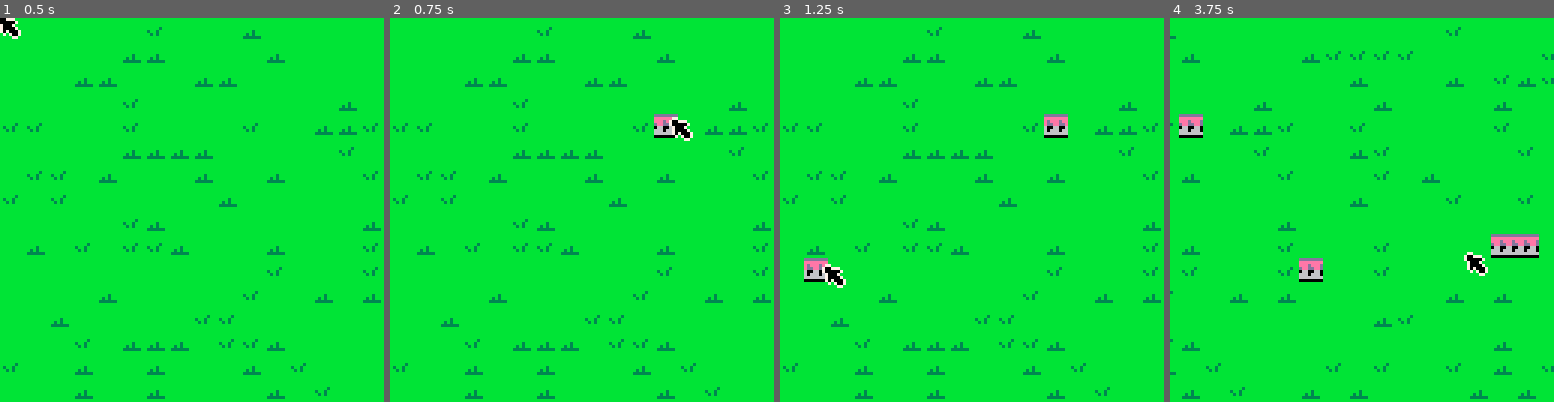
Above: before the commit, frames 1-4 (left to right).
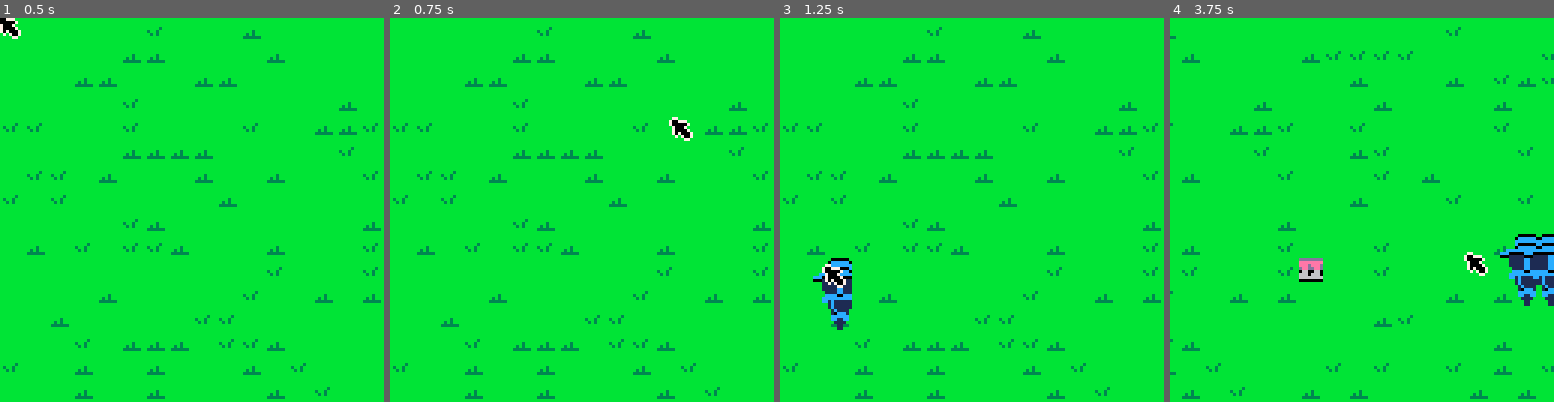
Above: after the commit, the same moments.

Repository: Kiyotoko/the-hive-must-grow
Game: PICO-8 cartridge game.p8
The game is run twice, just before and just after one commit, with the same random seed, the same clock (stepped at 60 frames per second) and the same inputs.
Inputs (mouse positions are in pixels of both pictures, inside the frame that each line leads up to):
- Up to frame 1 (0.5 s): tap X (X key) at 0.33 s
- Up to frame 2 (0.75 s): click (670, 121) at 0.67 s; tap O (Z key) at 0.7 s
- Up to frame 3 (1.25 s): tap X (X key) at 1.07 s; click (826, 267) at 1.22 s
- Up to frame 4 (3.75 s): hold Right 1.6-2.1 s; tap O (Z key) every 0.4 s from 1.7 to 3.7 s; click (1277, 114) at 1.77 s; tap X (X key) at 1.85, 2.97 s; hold Up 2.15-2.42 s; click (1342, 259) at 2.32 s; hold Right 2.47-3.03 s; click (1404, 106) at 2.87 s; hold Left 3.08-3.58 s; click (1465, 256) at 3.42 s; hold Down from 3.63 s (still down)

Frame 1 is identical in both runs. In frame 2, 0.3% of the frame differs, in the area x 68-75%, y 25-32%; in frame 3, 1.6%; in frame 4, 2.5%, in the area x 2-100%, y 25-75%.

Commit message:
Add drill

Diff:
--- a/buildings.lua
+++ b/buildings.lua
@@ -44,8 +44,49 @@
     spr(Belt.frames:get(Belt.display.val), Tile2Pixel(self.pos.x), Tile2Pixel(self.pos.y))
 end
 
+Drill = {
+    frames = List.new(),
+    timer = Cycle.new{ max=5 },
+    display = Cycle.new{}
+}
+Drill.__index = Drill
+Drill.frames:add_all{
+    Vec2.new{ y=3 },
+    Vec2.new{ x=3, y=3 },
+    Vec2.new{ x=6, y=3 }
+}
+Drill.display.max = Drill.frames:len()
+
+function Drill.new(vec)
+    local created = Building.new(vec)
+    setmetatable(created, Drill)
+    Overlay:set_building(created.pos.x, created.pos.y, created)
+    return created
+end
+
+function Drill:draw()
+    local frame = Drill.frames:get(Drill.display.val)
+    map(frame.x, frame.y, Tile2Pixel(self.pos.x), Tile2Pixel(self.pos.y), 3, 3 )
+end
+
+Processor = {
+
+}
+Processor.__index = Processor
+
+function Processor.new(vec)
+    local created = Building.new(vec)
+    setmetatable(created, Processor)
+    Overlay:set_building(created.pos.x, created.pos.y)
+    return created
+end
+
+function Processor:draw()
+    spr(17, Tile2Pixel(self.pos.x), Tile2Pixel(self.pos.y))
+end
+
 BuildOptions = List.new()
-BuildOptions:add_all{Belt.new, Belt.new, Belt.new, Belt.new}
+BuildOptions:add_all{Belt.new, Drill.new, Processor.new}
 
 SelectedOption = Cycle.new{
     max=BuildOptions:len()
--- a/game.p8
+++ b/game.p8
@@ -142,37 +142,12 @@
 0000000000000000000000000000000000000000000000000000000000000000000000000000000000000000000000000000000000000000000000000000000000000000000000000000000001000000000000000000000000000000000000000000000000000000000000000000000000000000000000000000000000020000
 0100000000000000000000000000000001010000000100000000000000000000000000000000000000000000000000000000000000000000000000000000000001010101010101010101010101010101010101010101010101010101010101010000000000000000000000000000000000000000000000000000000000000000
 __map__
-303030303120202020323333333333338f000000000000000000000000000000000000000000000000000000000000000000000000000000000000000000000000000000000000000000000000000000000000000000000000000000000000000000000000000000000000000000000000000000000000000000000000000000
-303030303120202020323333333333338400000000000000009f0000000000000000000000000000000000000000000000000000000000000000000000000000000000000000000000008f00000000000000000000009f9f00000000000000000000000000000000000000000000000000000000000000000000000000000000
-303030303120202120323333333333338500008f9f9696008e8f0000000000000000000000000000000000009f000000000000000000000000008f8e009f0000008e9f000000009f8e8e8d8e8f8f8f8f000000008f8f8e8e8f000000000000000000000000000000000000000000000000000000000000000000000000000000
-3030303031202020203233333333333385008e9e8e968f9e8d8e8f9f009f00000000000000000000009f8f9e8e00000000000000000082839383849e8f0000008f8d9e8283838393838383838383838383838383838383838383a383938383838383838383838383838383830000000000000000000000000000000000000000
-30303031202021202032333333333333898383a3838383a383928393838392849fafafafafafafafaf8283928384afafafafafafafaf818080808983838383838383838a80808080808080808080808080808080808080808080a080808080808080808080808080808080800000000000000000000000000000000000000000
-30303031202020202032333333333333808080a0808095a080808090808080858fafafafafafafafaf814a4b8085afafafafafafafaf818080808080808080808080808080808080808080808080808080808095808080918080a080808080808080918080808080808080800000000000000000000000000000000000000000
-3333303120202020203233333333333380c180a080c280a080808080808080858eafafafafafafafaf815a5b8085afafafafafafafaf81804a4b8080809580808080808080808080808080808080808080808080808080808080a080808080808080808080809080808080800000000000000000000000000000000000000000
-33333333312020202032333333333333808080a0808080a080808080809180858d8fafafafafafafaf8180809185afafafafafafafaf81805a5b808080808080808080808080808090808080808080808b878787878787878787a787878787878787878787878787878787870000000000000000000000000000000000000000
-333333312020212020323333333333338b8787a7978787a78787878c808080858d9fafafafafafafaf868c808b88afafafafafafafaf81808080808b878787878787878787878c8080808b978c808080859e96960a0b0c0d0e0f9600000000000000000000000000000000000000000000000000000000000000000000000000
-818080808080808080859f8180808080859e8d8d8d8d8d8d8d8d9e81808080858f96969696960000009f8180854d00000000000000008687978787889e8e8f9f000000009f9e81808080859e81808080850096961a1b1c1d1e1f9600000000000000000000000000000000000000000000000000000000000000000000000000
-8180808080808080808500818080808085008e8e8e8e8e8e8e8e0081808080859f00009696960000008e8180858f0000000000000000000000000000000000000000000000af8180808085008180cd80850096962a2b2c2d2e2f9696000000000000000000000000000000000000000000000000000000000000000000000000
-868787878787878787880086878787878800008f8f8f8f8f8f0000818080808500000096000000008f8d8180859f0000000000000000000000000000000000000000000000af81808080850081808080850096963a3b3c3d3e3f9696000000000000000000000000000000000000000000000000000000000000000000000000
-8f8e8d8d8d8d8e8f008f8e8d8d8d8e8e8f0000009f9f9f9f00000081809080850000000000000000008d8180858f4d0000000000000000000000009f000000000000000000af818080808500a1b0b0b0a50096969696969896969600000000000000000000000000000000000000000000000000000000000000000000000000
-9f8f8e8e8e8e8f9f00008f8e8d8e8f00000000000000000000009f81808080850000000000000000008e8180858e0000000000000000000000008e9f8f0000000000000000afa1b0b0b0a50081808080850000969696969696960000000000000000000000000000000000000000000000000000000000000000000000000000
-0000008f8f9f0000000000008f8f0000000000000000000000008f81808080859f00009f8f9f0000008f8180858d8f00000000000000008f8e8e8d8d8e8e8f000000000000af81808080850081808080850000000096960000000000000000000000000000000000000000000000000000000000000000000000000000000000
-0000000000000000000000009f000000000000000000000000008e81808080859f00008f8283838383a38a8089a38383938384000000008283938383838384000000000000af8180ce808500814a4b80850000000000000000000000000000000000000000000000000000000000000000000000000000000000000000000000
-000000000000000000000000000000000000000000000000009f8e81808080858e00008e8180808080a0808080a08080808085000000008180808080808085afafaf9faf00af818080808500815a5b80850000000000000000000000000000000000000000000000000000000000000000000000000000000000000000000000
-00000000000000000000000000000000000000000000000000008e81808080858e9f9f8e8180c48080a080c580a08080808085000000008180804a4b809585afaf8e9faf00af81808080850081808090850000000000000000000000000000000000000000000000000000000000000000000000000000000000000000000000
-00000000000000000000000000000000000000000000000000008f81808080859e8e8e9e8180808080a080c480a080808080859e8f9f008180805a5b808085af8e8d8d8e00af81808080850086878787880000000000000000000000000000000000000000000000000000000000000000000000000000000000000000000000
-00000000000000000000000000000000000000000000000000009f8180808089838392838a8080808ba7878787a78c80808089839283838a808080808080898383a3838383838a808080850000000000000000000000000000000000000000000000000000000000000000000000000000000000000000000000000000000000
-00000000000000000000000000000000000000000000000000000081808080808080808080804a4b85afafafaf9e81808080808080808080808080808080808080a08080808080809080850000000000000000000000000000000000000000000000000000000000000000000000000000000000000000000000000000000000
-00000000000000000000000000000000000000000000000000000081808080808080808090805a5b859fafafaf9f8180809580808080808080808080808080cf80a08080808080808080850000000000000000000000000000000000000000000000000000000000000000000000000000000000000000000000000000000000
-00000000000000000000000000000000000000000000000000000081808080808080808080808080859e8f9fafaf81808080808080808080808080808080808080a08080808080808080850000000000000000000000000000000000000000000000000000000000000000000000000000000000000000000000000000000000
-0000000000000000000000000000000000000000000000000000008687878787878787878c80808089a3838383a38a8080808b87878787878c809180808b878787a78787878787878787880000000000000000000000000000000000000000000000000000000000000000000000000000000000000000000000000000000000
-000000000000000000000000000000000000000000000000000000000000009f8e8e8d8d8180808080a0808080a080c78080859e8d8e8f008180808080859e8d8e8f9faf000000000000000000000000000000000000000000000000000000000000000000000000000000000000000000000000000000000000000000000000
-000000000000000000000000000000000000000000000000000000000000000000008f8f8180808080a0808080a080c68080858d8e0000008180808080858d8eafafafaf000000000000000000000000000000000000000000000000000000000000000000000000000000000000000000000000000000000000000000000000
-00000000000000000000000000000000000000000000000000000000000000000000008e8180808080a0809080a080808080858e8f009f008180808080858e8fafafafaf000000000000000000000000000000000000000000000000000000000000000000000000000000000000000000000000000000000000000000000000
-00000000000000000000000000000000000000000000000000000000000000000000009f8687878787a7878787a787878787889f00000000868787878788afafafafafaf000000000000000000000000000000000000000000000000000000000000000000000000000000000000000000000000000000000000000000000000
-00000000000000000000000000000000000000000000000000000000000000000000000000008f8e8e8d8d8e8d8d8d8e8f00000000000000008e8d8d8e8f00afafafaf00000000000000000000000000000000000000000000000000000000000000000000000000000000000000000000000000000000000000000000000000
-000000000000000000000000000000000000000000000000000000000000000000000000000000009f0000008f009f0000000000000000000000009f8f9f000000000000000000000000000000000000000000000000000000000000000000000000000000000000000000000000000000000000000000000000000000000000
-0000000000000000000000000000000000000000000000000000000000000000000000000000000000000000000000000000000000000000000000009f00000000000000000000000000000000000000000000000000000000000000000000000000000000000000000000000000000000000000000000000000000000000000
+1213140000000000000000000000000000000000000000000000000000000000000000000000000000000000000000000000000000000000000000000000000000000000000000000000000000000000000000000000000000000000000000000000000000000000000000000000000000000000000000000000000000000000
+2223240000000000000000000000000000000000000000000000000000000000000000000000000000000000000000000000000000000000000000000000000000000000000000000000000000000000000000000000000000000000000000000000000000000000000000000000000000000000000000000000000000000000
+3233340000000000000000000000000000000000000000000000000000000000000000000000000000000000000000000000000000000000000000000000000000000000000000000000000000000000000000000000000000000000000000000000000000000000000000000000000000000000000000000000000000000000
+0c0d2c0c0e2c0c0f2c0000000000000000000000000000000000000000000000000000000000000000000000000000000000000000000000000000000000000000000000000000000000000000000000000000000000000000000000000000000000000000000000000000000000000000000000000000000000000000000000
+1c1d2c1c1e2c1c1f2c0000000000000000000000000000000000000000000000000000000000000000000000000000000000000000000000000000000000000000000000000000000000000000000000000000000000000000000000000000000000000000000000000000000000000000000000000000000000000000000000
+2c2d2c2c2e2c2c2f2c0000000000000000000000000000000000000000000000000000000000000000000000000000000000000000000000000000000000000000000000000000000000000000000000000000000000000000000000000000000000000000000000000000000000000000000000000000000000000000000000
 
 
 
--- a/main.lua
+++ b/main.lua
@@ -43,6 +43,10 @@
     if Belt.timer.val == 0 then
         Belt.display:inc()
     end
+    Drill.timer:inc()
+    if Drill.timer.val == 0 then
+        Drill.display:inc()
+    end
 end
 
 function _draw()
--- a/map.lua
+++ b/map.lua
@@ -62,6 +62,9 @@
 
 Overlay = {}
 
+---The dummy value is used to block other fields where the player should not be able to build.
+Dummy = Building
+
 function Overlay:set_building(x, y, b)
     if self[x] == nil then
         self[x] = { [y]=b }
--- a/tests.lua
+++ b/tests.lua
@@ -12,6 +12,8 @@
 cls = function () end
 camera = function (x, y) end
 spr = function (sprite, x, y) print("spr(" .. sprite .. "," .. x .. "," .. y .. ")") end
+---Draws a portion of the map to the graphics buffer.
+map = function (celx, cely, sx, sy, celw, celh) print("map()") end
 flr = function (num) return math.floor(num) end
 
 local vec2 = Vec2.new{ x=3 }
@@ -31,13 +33,13 @@
 -- FIXME: assert(GameMap:get_field(vec2) == 3, "Expected value 3, but got " .. GameMap:get_field(vec2))
 -- assert(GameMap:get_field(Vec2.new{ x=2 }) == DefaultField)
 
-assert(BuildOptions:len() == 4)
+assert(BuildOptions:len() == 3)
 SelectedOption:inc()
 assert(SelectedOption.val == 1, "Expected value 1, but got " .. SelectedOption:__tostring())
-SelectedOption:add(3)
+SelectedOption:add(2)
 assert(SelectedOption.val == 0, "Expected value 0, but got " .. SelectedOption:__tostring())
 SelectedOption:dec()
-assert(SelectedOption.val == 3, "Expected value 3, but got " .. SelectedOption:__tostring())
+assert(SelectedOption.val == 2, "Expected value 2, but got " .. SelectedOption:__tostring())
 
 local list = List.new()
 print(list)
